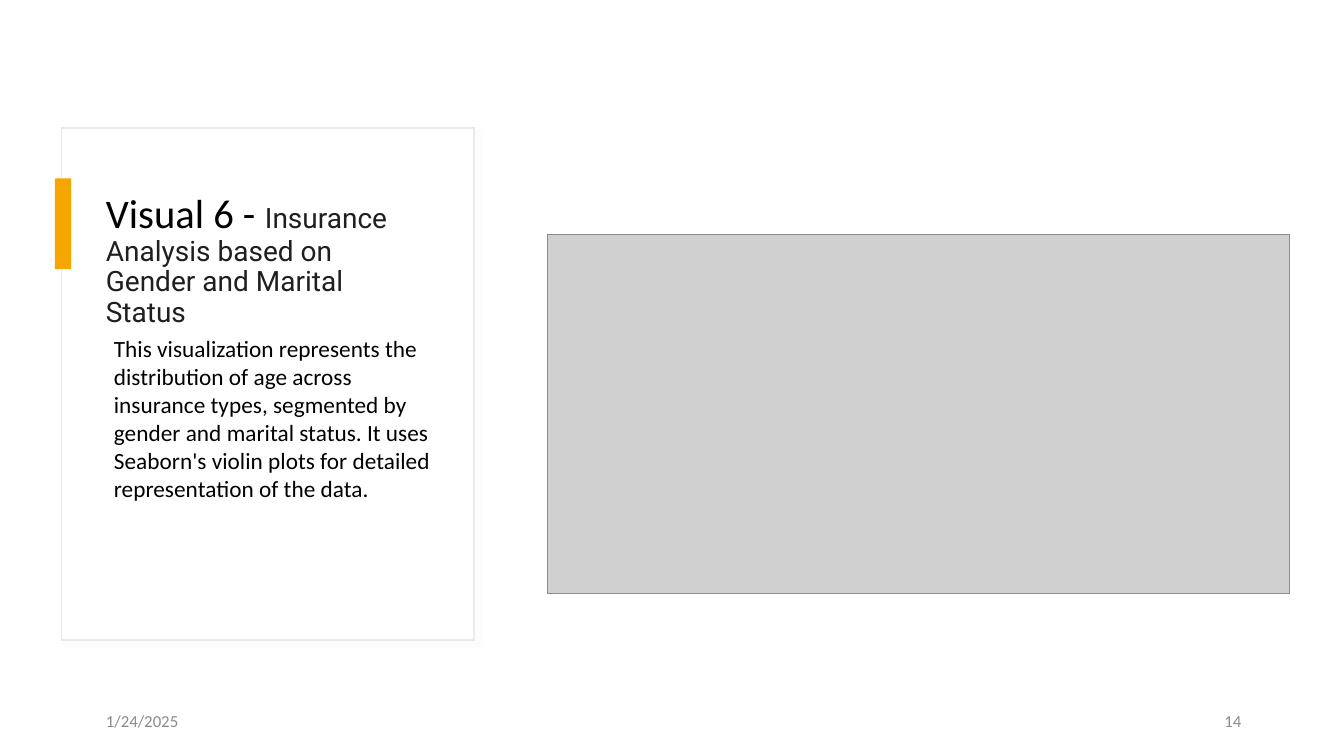
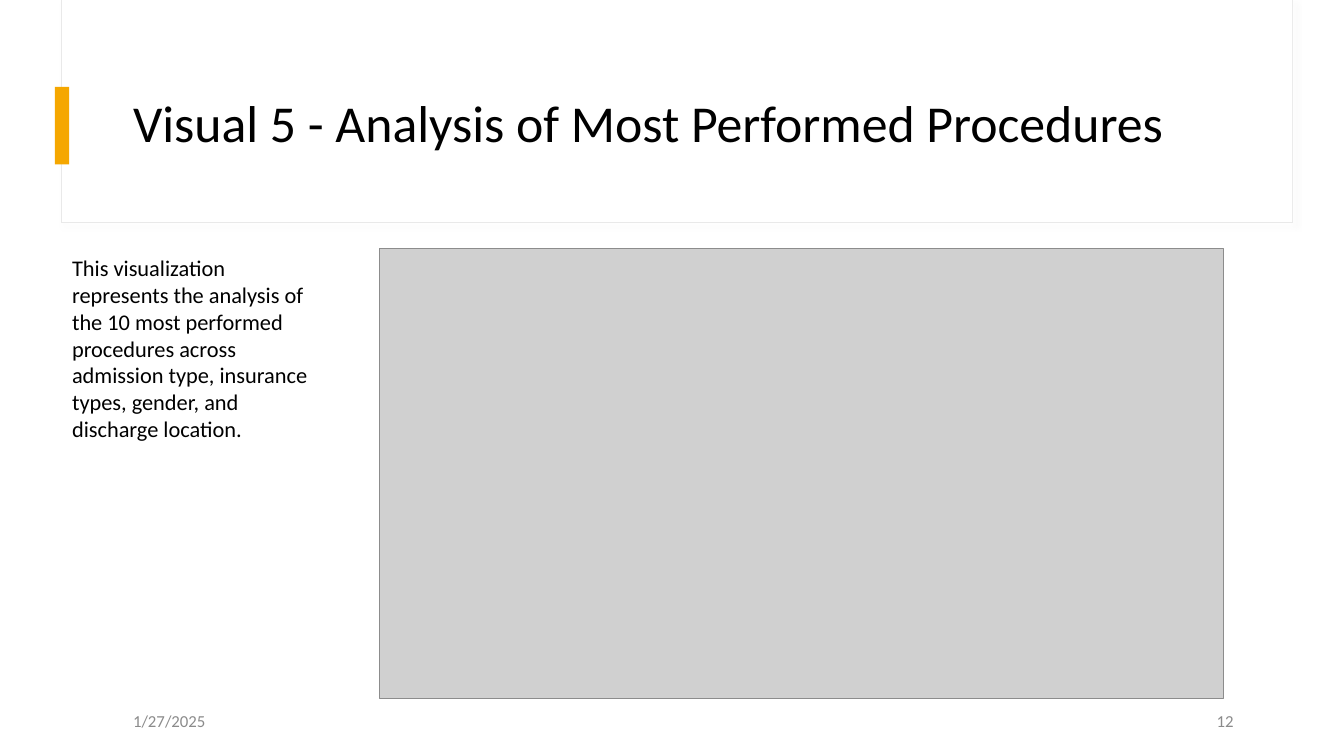
Before and after one commit to AnkitaSavaliya/AIH, a slide deck: slide 12 of MIMIC Visualization.pptx (slide 14 before the commit). Drawn at 1344x756 pixels with LibreOffice and Linux fonts; fonts in the diff are those of the drawing; grey boxes stand for pictures. Boxes give left, top, right and bottom in pixels: in the first picture for what was removed or moved away, otherwise in the second. Text is boxed around its words. In the diff, an @@ line names an element or a change of style, - is before the commit and + after.

```diff
--- a/MIMIC Visualization.pptx
+++ b/MIMIC Visualization.pptx
@@ rectangle added at [62, 0, 1293, 223], fill #FFFFFF, outline #E9E9E9 0.75 pt @@
@@ rectangle added at [63, 0, 1293, 222], fill #FFFFFF @@
@@ rectangle: place and size @@
-rectangle at [55, 178, 72, 269]
+rectangle at [55, 87, 70, 164]
@@ title "Visual 5 - Analysis of ..." at [133, 106, 1163, 151]: vertical alignment top to middle @@
@@ title at [133, 106, 1163, 151]: text changed; size 20 to 37 pt; font Roboto to Calibri; text colour #1F1F1F to #000000 @@
-Visual 6 - Insurance Analysis based on Gender and Marital Status
+Visual 5 - Analysis of Most Performed Procedures
@@ rectangle removed at [62, 128, 474, 640] @@
@@ text at [72, 260, 308, 441]: text changed; size 16.6 to 16 pt @@
-This visualization represents the distribution of age across insurance types, segmented by gender and marital status. It uses Seaborn's violin plots for detailed representation of the data.
+This visualization represents the analysis of the 10 most performed procedures across admission type, insurance types, gender, and discharge location.
@@ picture: place and size @@
-picture at [547, 235, 1290, 594]
+picture at [380, 249, 1224, 700]
@@ text at [133, 715, 205, 728]: text changed @@
-1/24/2025
+1/27/2025
@@ page number at [1217, 716, 1234, 727]: text changed @@
-14
+12
```
Also in this commit, not shown: 10 other slides changed, 1 slide added, 3 slides removed, 1 other file.
